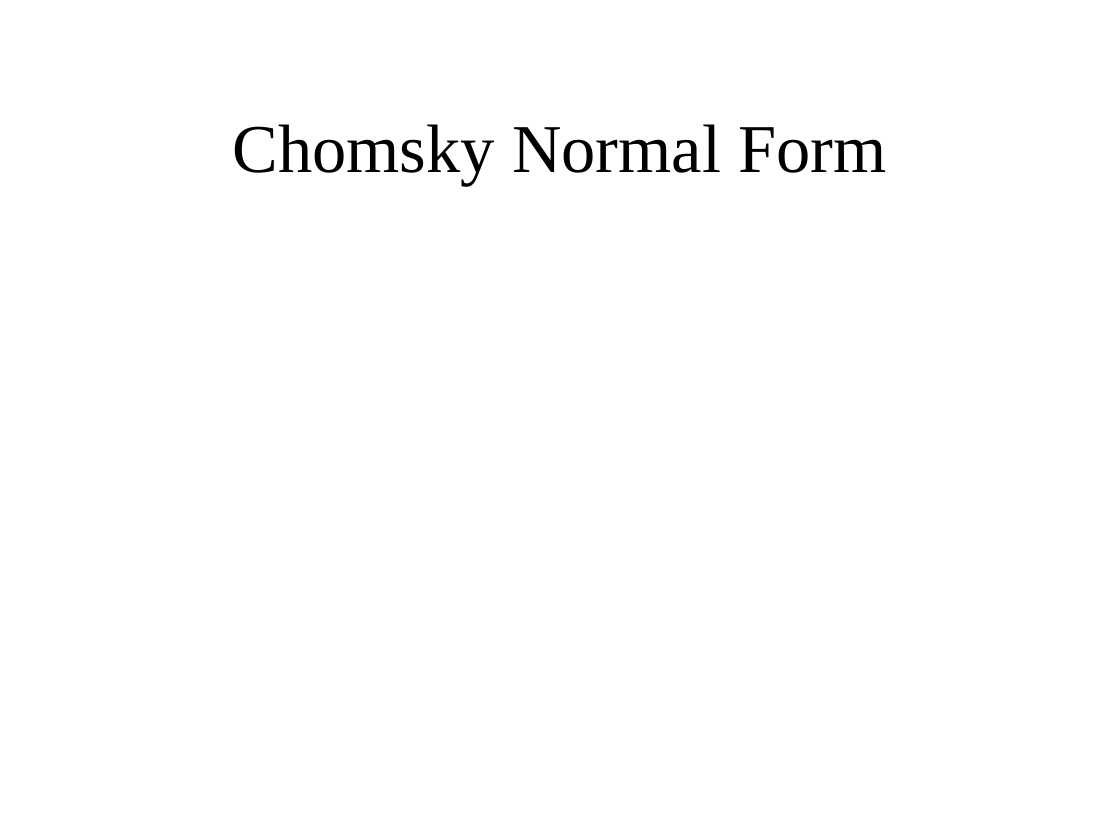
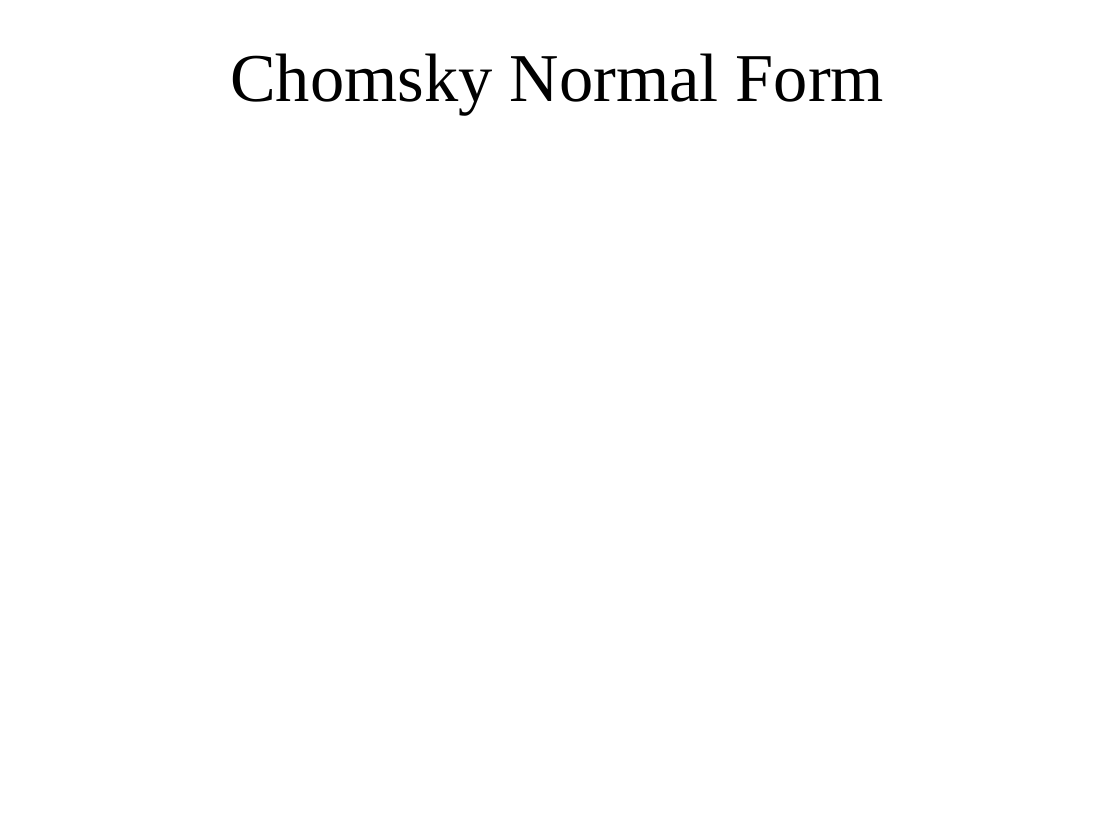
Before and after one commit to bamboat3/toa, a slide deck: slide 17 of Lesson 35.pptx. Drawn at 1120x840 pixels with LibreOffice and Linux fonts; fonts in the diff are those of the drawing; grey boxes stand for pictures. Boxes give left, top, right and bottom in pixels: in the first picture for what was removed or moved away, otherwise in the second. Text is boxed around its words. In the diff, an @@ line names an element or a change of style, - is before the commit and + after.

```diff
--- a/Lesson 35.pptx
+++ b/Lesson 35.pptx
@@ title "Chomsky Normal Form": place and size @@
-title "Chomsky Normal Form" at [233,124,886,185]
+title "Chomsky Normal Form" at [230,53,884,114]
```
